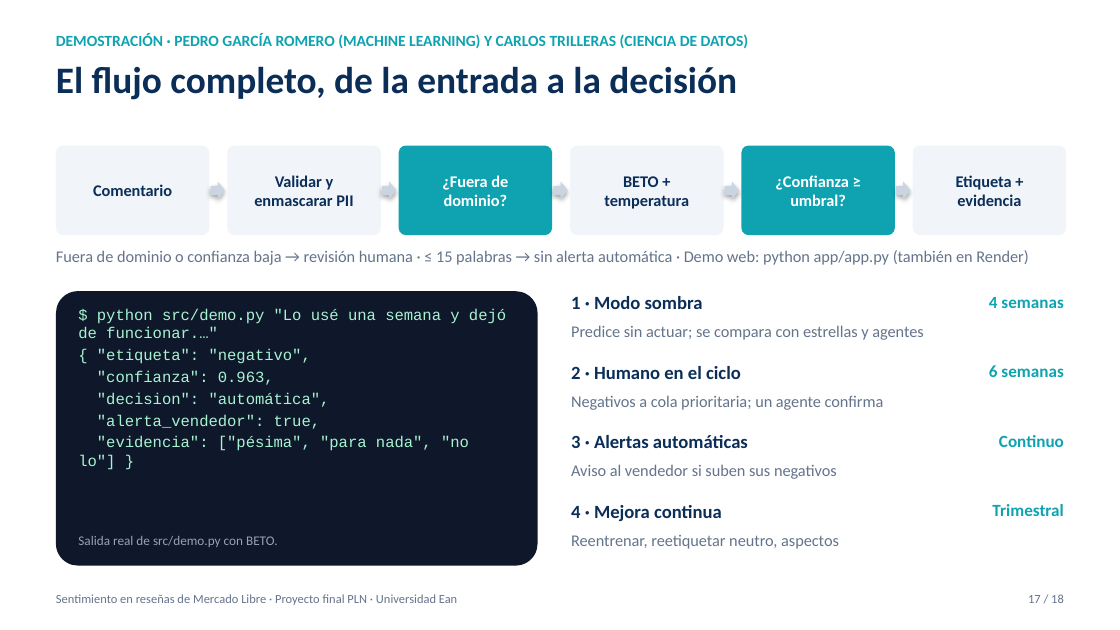
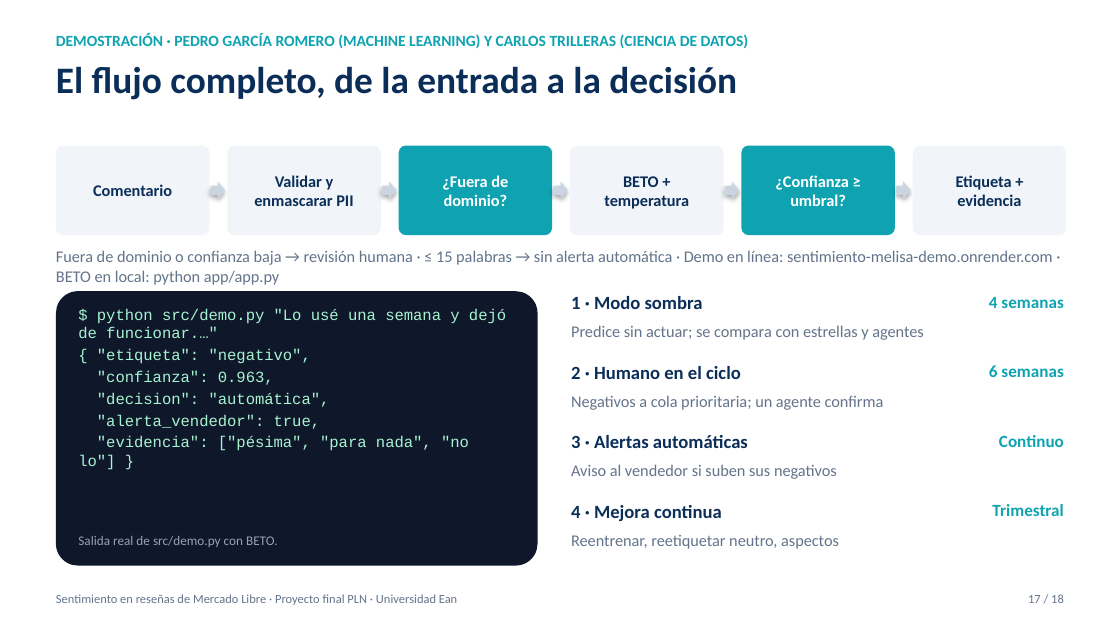
Before and after one commit to pedrogarciar13/proyecto_final_pln, a slide deck: slide 17 of docs/Presentacion_Proyecto_PLN.pptx. Drawn at 1120x630 pixels with LibreOffice and Linux fonts; fonts in the diff are those of the drawing. Boxes give left, top, right and bottom in pixels: in the first picture for what was removed or moved away, otherwise in the second. Text is boxed around its words. In the diff, an @@ line names an element or a change of style, - is before the commit and + after.

```diff
--- a/docs/Presentacion_Proyecto_PLN.pptx
+++ b/docs/Presentacion_Proyecto_PLN.pptx
@@ text at <box>56,250,1053,285</box>: text changed @@
-Fuera de dominio o confianza baja → revisión humana · ≤ 15 palabras → sin alerta automática · Demo web: python app/app.py (también en Render)
+Fuera de dominio o confianza baja → revisión humana · ≤ 15 palabras → sin alerta automática · Demo en línea: sentimiento-melisa-demo.onrender.com · BETO en local: python app/app.py
```
Also in this commit, not shown: 8 other files.
